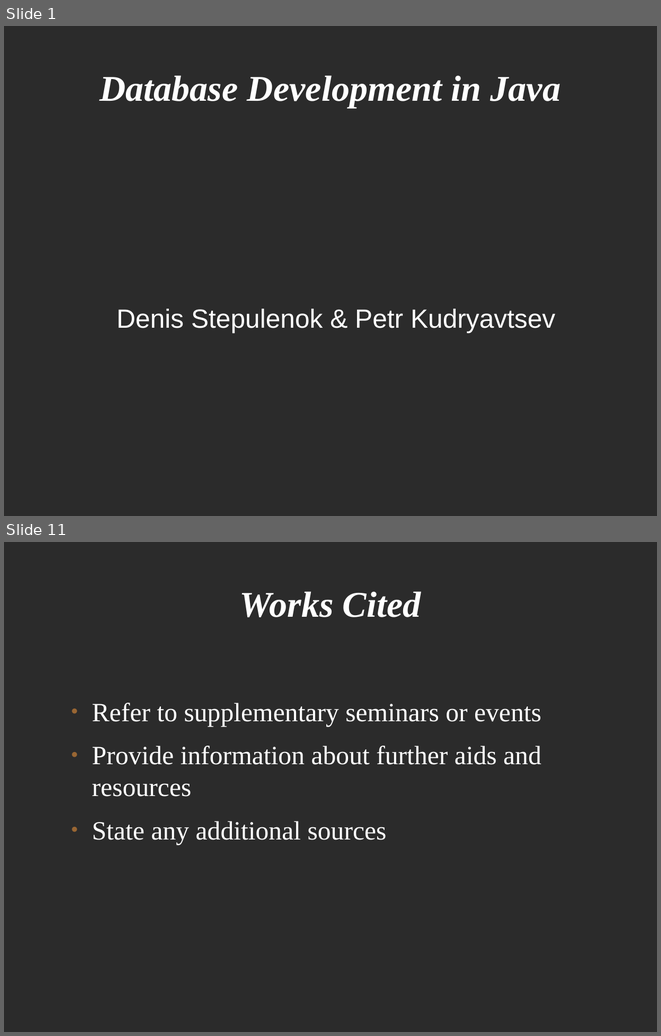
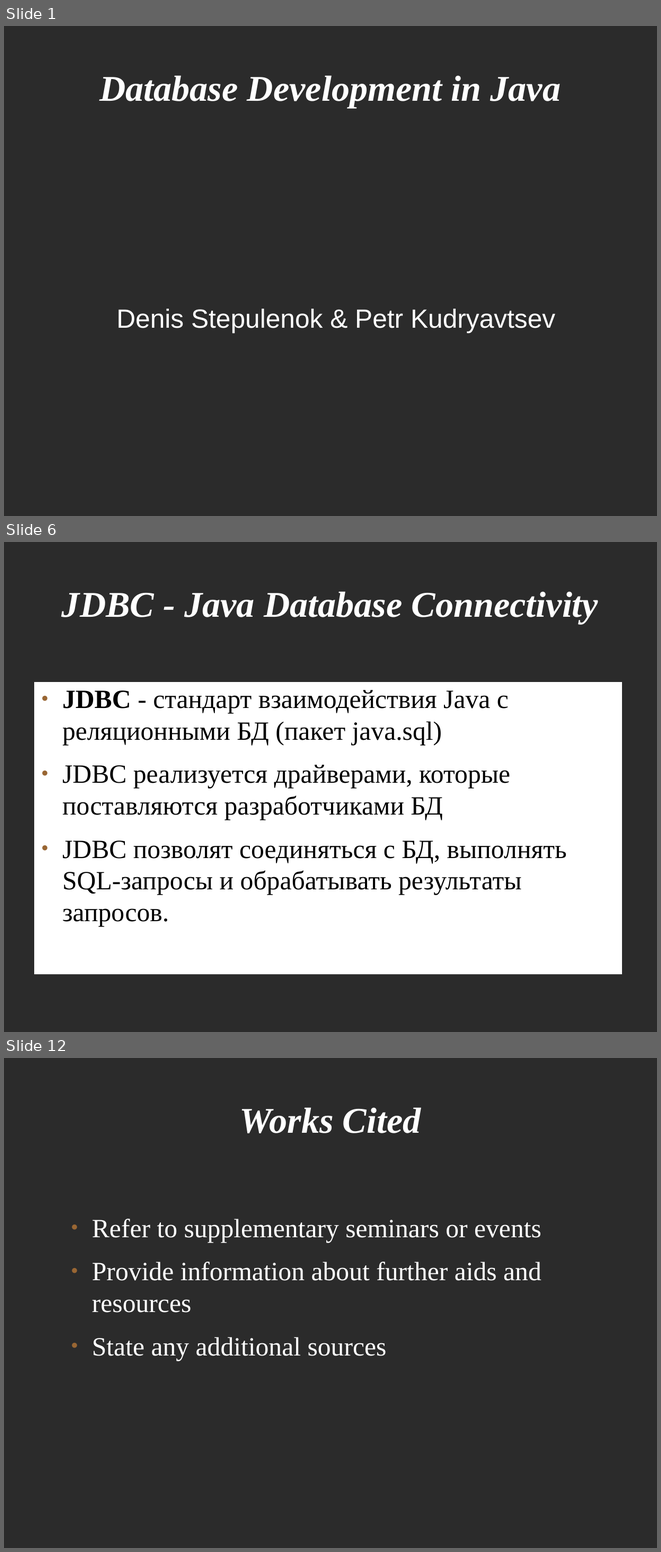
Before and after one commit to levelp/java, a slide deck: Java Databases.odp. Shown one above the other, each under a label of ours: slides 1 and 11 before the commit, slides 1, 6 and 12 after it; the slides between them are not shown. The pictures are 661x1036 and 661x1552 pixels, drawn with LibreOffice and Linux fonts; fonts in the diff are those of the drawing; background and template pictures are left out; a plain dark background stands for a picture behind light text. Boxes give left, top, right and bottom in pixels: in the first picture for what was removed or moved away, otherwise in the second. Text is boxed around its words. In the diff, an @@ line names an element or a change of style, - is before the commit and + after.

```diff
--- a/Java Databases.odp
+++ b/Java Databases.odp
@@ slide 6 added at [4,542,657,1032], background picture (left out) @@
@@ title added at [62,591,598,624], 44 pt, text #FFFFFF, bold, italic @@
+JDBC - Java Database Connectivity
@@ text added at [34,682,622,980], fill #FFFFFF, 32 pt, text #000000 @@
+● JDBC - стандарт взаимодействия Java с реляционными БД (пакет java.sql)
+● JDBC реализуется драйверами, которые поставляются разработчиками БД
+● JDBC позволят соединяться с БД, выполнять SQL-запросы и обрабатывать результаты запросов.
@@ what was slide 11 is now slide 12 @@
```
Also in this commit, not shown: 9 other slides added, 9 slides removed, 1 other file.
